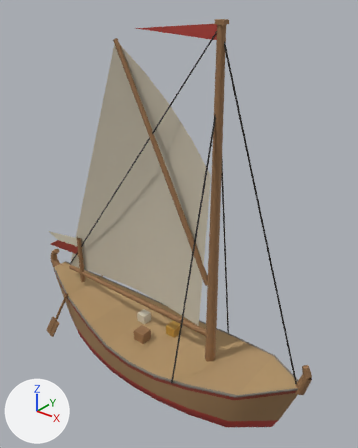
An edit to the glTF model public/harbour/kit/hull_other_sprit_boat.glb, drawn before and after from the same camera.
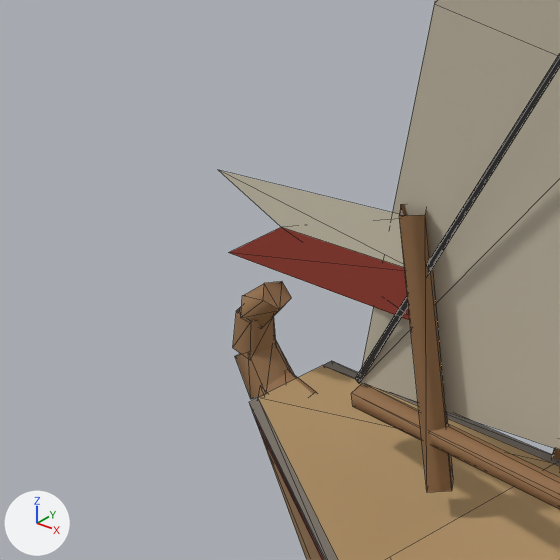
Old and new are each drawn whole from a 50 mm lens placed at (6.51, -7.4, 8.64), pointed at (0.32, 0.33, 3.84) and again close up on the part from 4% to 28% of the width and 46% to 65% of the height. Every picture has the same lights, and +X, +Y and +Z are marked at lower left. The older version's two pictures come first. The close-ups show mesh edges as thin lines. Where no turn or scale is listed for an object, it has been applied to the vertices. Vertices at exactly the same position are counted once.

Before the edit, the objects in view are built like this:
```python
me_deck = bpy.data.meshes.new('deck')
me_deck.from_pydata(...)  # 56 vertices, 70 faces; spans x -1.97..1.97, y -0.8..0.8, z -0.85..0.85
me_deck.materials.append(mat_hb_opaque)
me_flag = bpy.data.meshes.new('flag')
me_flag.from_pydata(...)  # 9 vertices, 9 faces; spans x -2.75..2.75, y -0.03..0.03, z -2.99..2.99
me_flag.materials.append(mat_hb_opaque)
me_hull = bpy.data.meshes.new('hull')
me_hull.from_pydata(...)  # 186 vertices, 330 faces; spans x -3.99..3.99, y -1.16..1.16, z -1.16..1.16
me_hull.materials.append(mat_hb_opaque)
ob_deck = bpy.data.objects.new('deck', me_deck)
ob_deck.location = (-1.686, 0.0, 0.396)
ob_flag = bpy.data.objects.new('flag', me_flag)
ob_flag.location = (-1.253, -0.031, 5.047)
ob_hull = bpy.data.objects.new('hull', me_hull)
ob_hull.location = (-0.081, 0.0, 0.786)
# also in view: 'mast' at (-0.62, 0.0, 4.37); 'sail_main' at (-0.94, 0.16, 4.64); 'boom_spar' at (-0.88, 0.01, 4.76)
```
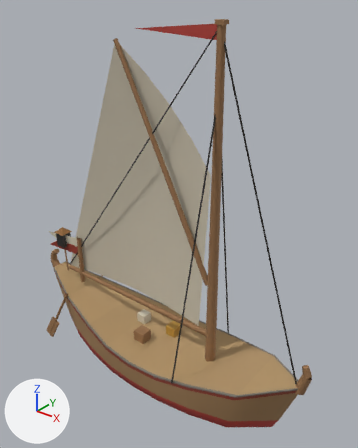
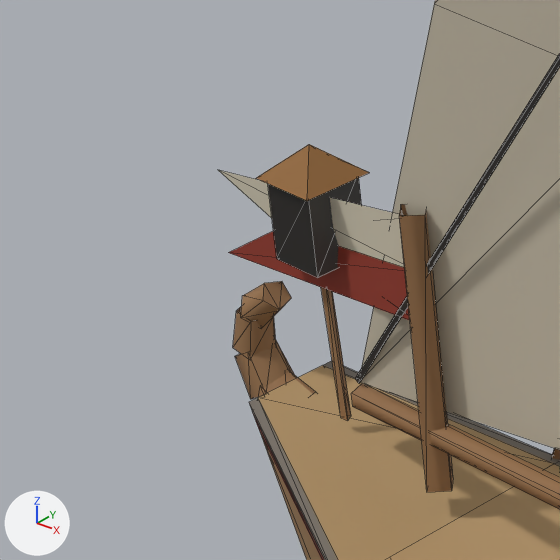
Where the newer file only moved an object's origin or applied its transform, the numbers keep the older frame.

Location of each change, (x1, y1, x2, y2) in pixels of the close-ups (560 x 560 px):
'stern_lantern_glass', added: after (268, 178, 362, 278)
'deck', reshaped: before (552, 448, 560, 460); after (256, 144, 560, 460)
part 1 of me_deck, added: after (321, 288, 351, 421)
part 2 of me_deck, added: after (256, 144, 369, 201)

What changed in the scene script:
```text
Add mat_hb_emissive:
    mat_hb_emissive = bpy.data.materials.new('hb_emissive')
    # nodes: BsdfPrincipled, Mix, OutputMaterial, VertexColor
    # colours: white #e7e7e7, mixed with the vertex colours
Change me_deck:
    used by ob_deck; location = (-1.686, 0.0, 0.396)
    verts and faces of me_deck; kept vertices keep their numbers, new ones are numbered from 56
    remove me_deck.from_pydata(...)  # 56 vertices, 70 faces; spans x -1.97..1.97, y -0.8..0.8, z -0.85..0.85
    add me_deck.from_pydata(...)  # 71 vertices, 82 faces; spans x -1.97..1.97, y -0.8..0.8, z -0.85..2.35
    me_deck part 1
    add verts[56] = (-1.69, 0.03, 1.02)  # pixel (351, 415)
    add verts[57] = (-1.71, -0.01, 1.02)  # pixel (340, 417)
    add verts[58] = (-1.76, -0.01, 1.81)
    add verts[59] = (-1.73, 0.03, 1.81)
    add verts[60] = (-1.67, -0.01, 1.02)  # pixel (347, 420)
    add verts[61] = (-1.71, -0.01, 1.81)
    add verts[67] = (-1.87, -0.14, 1.81)  # pixel (276, 258)
    add verts[68] = (-1.87, 0.14, 1.81)
    add verts[69] = (-1.6, 0.14, 1.81)
    add verts[70] = (-1.6, -0.14, 1.81)  # pixel (317, 277)
    add faces += [(56, 57, 58), (56, 58, 59), (57, 60, 61), (57, 61, 58), (56, 59, 60), (59, 61, 60)]
    add faces += [(67, 68, 69), (67, 69, 70)]
    me_deck part 2
    add verts[62] = (-1.9, -0.17, 2.2)  # pixel (255, 178)
    add verts[63] = (-1.56, -0.17, 2.2)  # pixel (307, 200)
    add verts[64] = (-1.73, 0.0, 2.35)  # pixel (309, 144)
    add verts[65] = (-1.56, 0.17, 2.2)  # pixel (369, 172)
    add verts[66] = (-1.9, 0.17, 2.2)
    add faces += [(62, 63, 64), (63, 65, 64), (64, 65, 66), (62, 64, 66)]
Add me_stern_lantern_glass:
    me_stern_lantern_glass.from_pydata(...)  # 8 vertices, 8 faces; spans x -0.135..0.135, y -0.135..0.135, z -0.196..0.196
    me_stern_lantern_glass.materials.append(mat_hb_emissive)
Add ob_stern_lantern_glass:
    ob_stern_lantern_glass = bpy.data.objects.new('stern_lantern_glass', me_stern_lantern_glass)
    ob_stern_lantern_glass.location = (-3.42, 0.0, 2.401)
```
